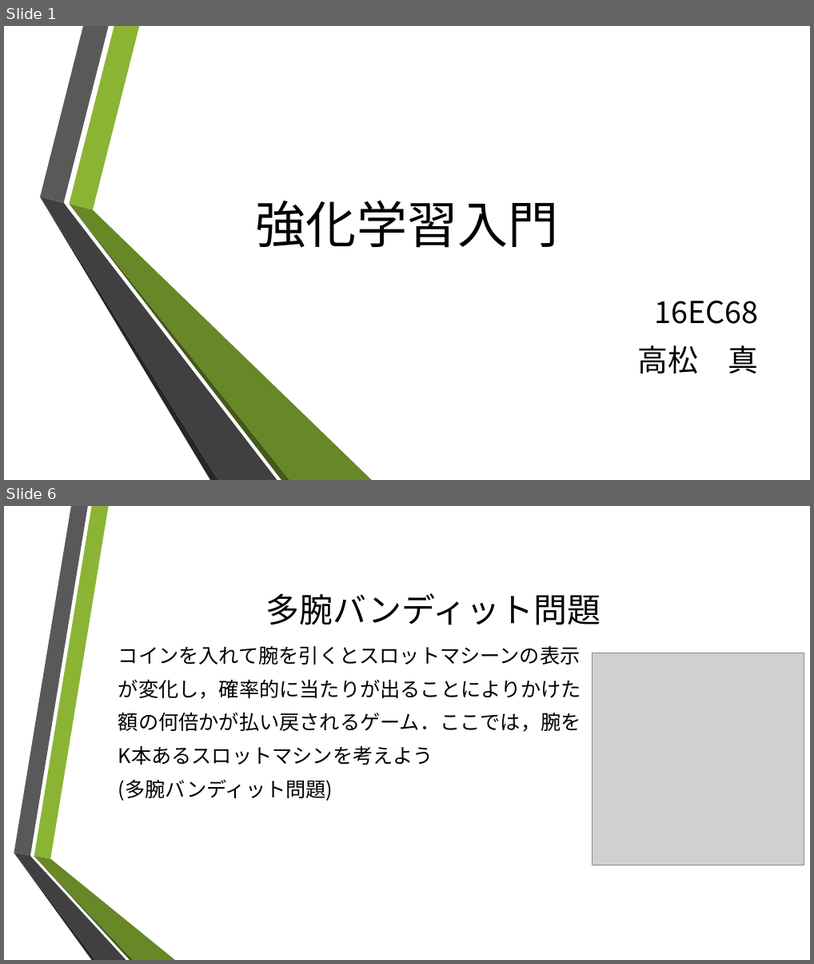
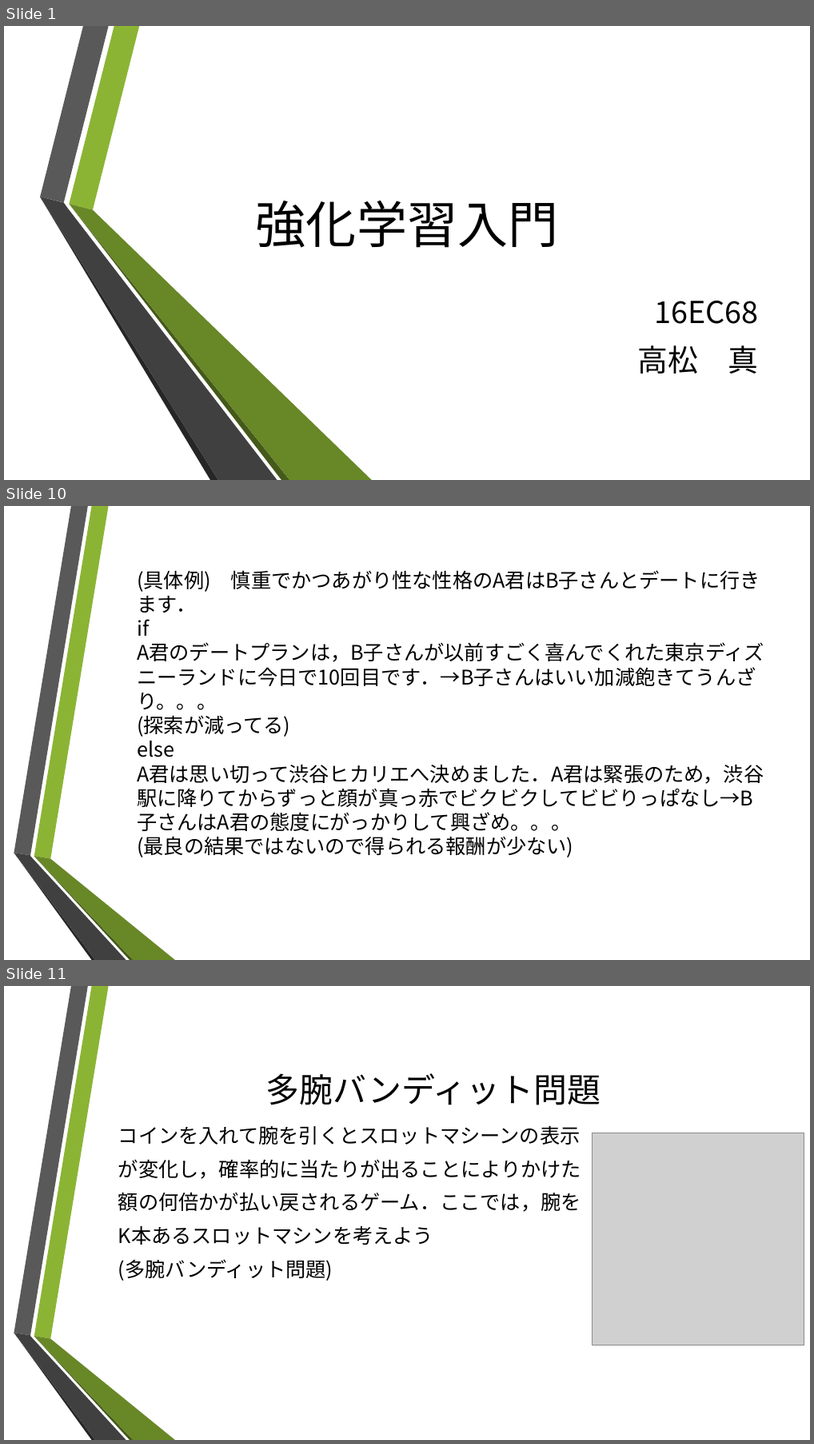
Before and after one commit to makototakamatsu/rainforcement_learning, a slide deck: 強化学習入門2.pptx. Shown one above the other, each under a label of ours: slides 1 and 6 before the commit, slides 1, 10 and 11 after it; the slides between them are not shown. The pictures are 814x964 and 814x1444 pixels, drawn with LibreOffice and Linux fonts; fonts in the diff are those of the drawing; grey boxes stand for pictures; background and template pictures are left out. Boxes give left, top, right and bottom in pixels: in the first picture for what was removed or moved away, otherwise in the second. Text is boxed around its words. In the diff, an @@ line names an element or a change of style, - is before the commit and + after.

```diff
--- a/強化学習入門2.pptx
+++ b/強化学習入門2.pptx
@@ slide 10 added at bbox=[4, 506, 810, 960], background picture (left out); not listed: 6 template elements that a slide beside it also shows @@
@@ text added at bbox=[137, 570, 765, 857], 24 pt, text #000000 @@
+(具体例) 慎重でかつあがり性な性格のA君はB子さんとデートに行きます．
+if
+A君のデートプランは，B子さんが以前すごく喜んでくれた東京ディズニーランドに今日で10回目です．→B子さんはいい加減飽きてうんざり。。。
+(探索が減ってる)
+else
+A君は思い切って渋谷ヒカリエへ決めました．A君は緊張のため，渋谷駅に降りてからずっと顔が真っ赤でビクビクしてビビりっぱなし→B子さんはA君の態度にがっかりして興ざめ。。。
+(最良の結果ではないので得られる報酬が少ない)
@@ what was slide 6 is now slide 11 @@
```
Also in this commit, not shown: 6 slides changed, 6 other slides added, 2 slides removed.
